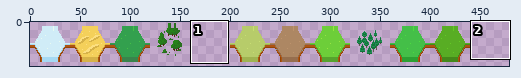
Sprite sheet -- Tileset.png. The picture above shows the old version from afar; the outline marks the close-up.
Close-up. Before:
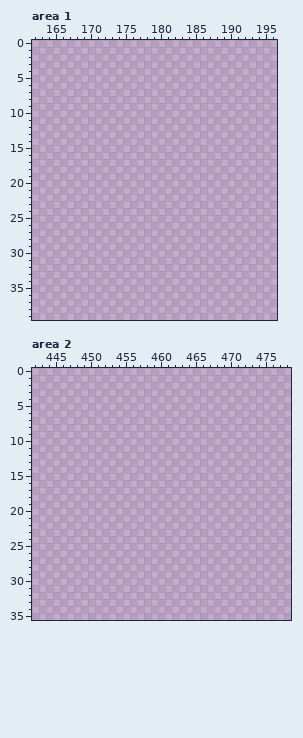
The file is 512x64 pixels. Pixels under 10% opacity are left out. Colours within 5 levels of each other are drawn and written as one. Shown: area 1: x 162..196, y 0..39; area 2: x 442..478, y 0..35. The old version is drawn lined up with the new one. The wide view leaves out empty margins.
Palette (. is transparent): 
The same view after the edit:
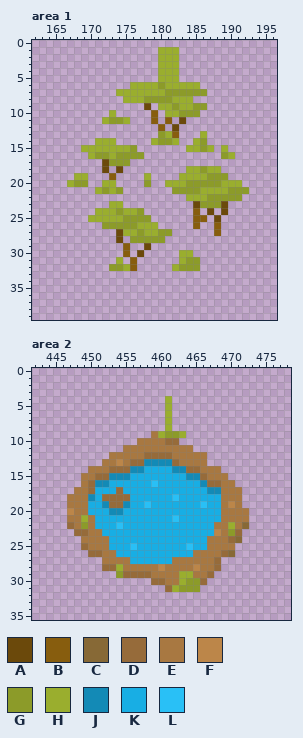
Colours new in this view: A #6b490b  B #875d0e  C #876936  D #966b3a  E #a87841  F #bc8649  G #8c9b29  H #9aae2e  J #138ab6  K #18aee4  L #29c0f6
Diff:
drawings rearranged on the sheet (the old picture shows each at its new place)
Changed rows in their new state; - is an unchanged pixel.
Area 1:
first column x 167:
 1 -------------HHH----------
 2 -------------HHH----------
 3 -------------HHH----------
 4 -------------HHH----------
 5 -------------HHH----------
 6 ---------HHHHGHHHHH-------
 7 -------HHHHHHHGGGGGG------
 8 --------HHHGGGGHHH--------
 9 -----------A-HHGHHGG------
10 ------H-----B-HHGGG-------
11 -----HGGH---B-B-A---------
12 -------------B-A----------
13 -------------GHB---H------
14 ----HHH-----HGGH--HG------
15 --HHHHHHHG-------HHGH-H---
16 ---HGGHGGGG-----------GH--
17 -----AGGG-----------------
18 -----A-A---------HHGHH----
19 -HH---B----H----HHHHGGG---
20 HGG--HH----G--HHHGGGGGHHH-
21 ----HGHG-------GGGGHHHHGGG
22 -----------------HHHGGGGG-
23 ------HH----------AGGGA---
24 ----HHHGHHG-------B-A-A---
25 ---HHHHHGGGG------BB-A----
26 -----GGGGGHHH-----B--B----
27 -------AHHGHHGG------B----
28 -------A-GGGGG------------
29 --------B--A--------------
30 --------B-A-----HH--------
31 -------H-B------HGG-------
32 ------GGHB-----HGGG-------
Area 2:
first column x 447:
 4 --------------H-----------
 5 --------------H-----------
 6 --------------H-----------
 7 --------------H-----------
 8 --------------H-----------
 9 ------------EHGGH---------
10 ----------EEEEDD----------
11 --------EEEEEEEEEE--------
12 ------EEEEEDDDDEEEEE------
13 -----EEFEDDJJJJDEEEE------
14 ---EEEDDDJJKKKKJJDDEEE----
15 --EEDDJJJKKKKKKKKJJDEEE---
16 --EDJJKKKKKKLKKKKKKJDDEE--
17 -EEDKKKDKKKKKKKKKKKKJJEEE-
18 EEEJKDDDDKKKKKKLKKKKKKEEE-
19 EEEKKJDDJKKLKKKKKKKLKKEFE-
20 FEEKKKJJKKKKKKKKKKKKKKEEEE
21 EEHEKKKKKKKKKKKLKKKKKKEEEE
22 DEGEKKKLKKKKKKKKKKKKKEEHEC
23 -DDEEKKKKKKKKKKKKKKKKFEGD-
24 --EEEEKKKKKKKKKKKKKKEEEDC-
25 --DEEEKKKLKKKKKKKLKKEEEE--
26 ---DDEEKKKKKKKKKKKEEEEDC--
27 -----EEEEKKKKKKEEEEEED----
28 -----DDHEEEEEFEEEEFEED----
29 -------GDDDDEEEEHHEED-----
30 ------------DDEEHGGD------
31 --------------DHGGG-------
Changed places in both close-ups, as pixel boxes (x1, y1, x2, y2):
added: (67, 47, 249, 271)
added: (67, 396, 249, 592)
